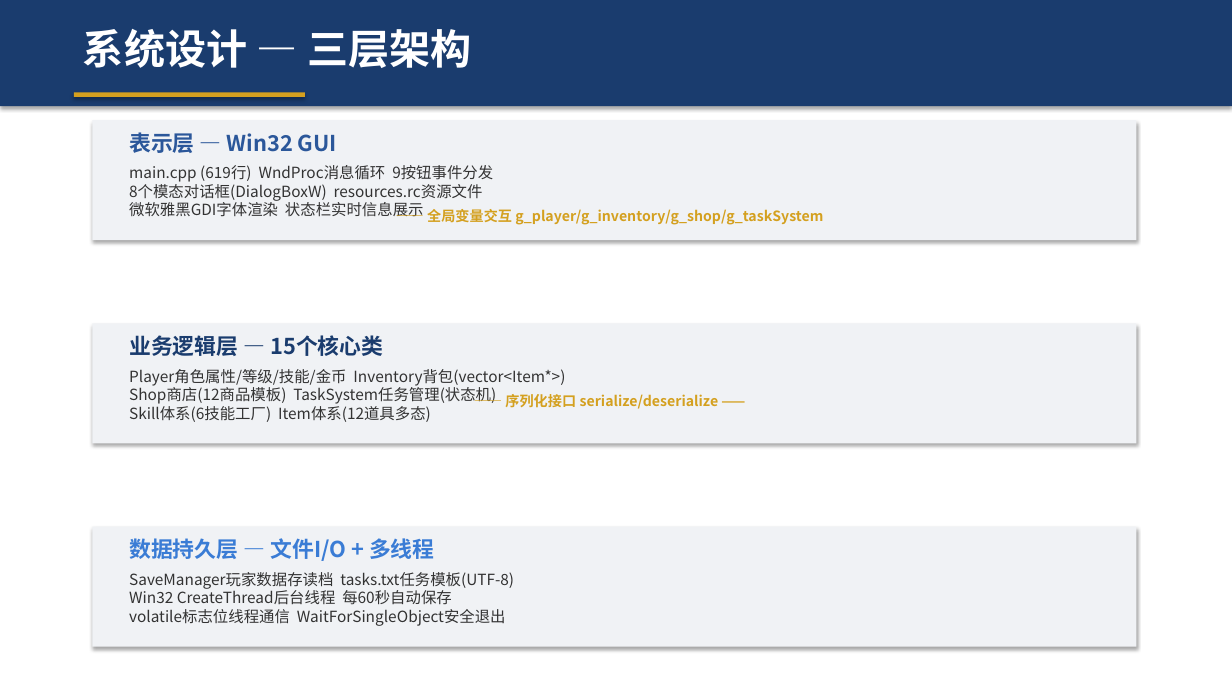
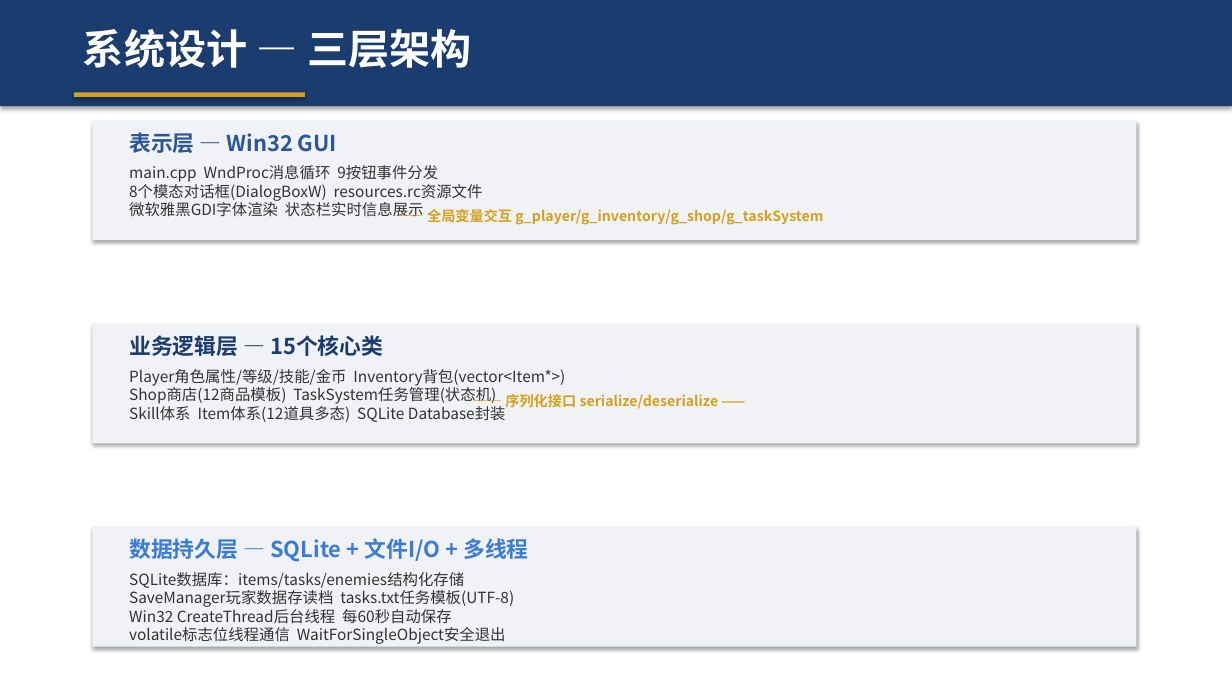
Before and after one commit to wechi123/-, a slide deck: slide 9 of build/校园RPG冒险游戏_汇报.pptx. Drawn at 1232x693 pixels with LibreOffice and Linux fonts; fonts in the diff are those of the drawing. Boxes give left, top, right and bottom in pixels: in the first picture for what was removed or moved away, otherwise in the second. Text is boxed around its words. In the diff, an @@ line names an element or a change of style, - is before the commit and + after.

```diff
--- a/build/校园RPG冒险游戏_汇报.pptx
+++ b/build/校园RPG冒险游戏_汇报.pptx
@@ text at [129,165,483,217]: text changed @@
-main.cpp (619行) WndProc消息循环 9按钮事件分发
-8个模态对话框(DialogBoxW) resources.rc资源文件
-微软雅黑GDI字体渲染 状态栏实时信息展示
+main.cpp WndProc消息循环 9按钮事件分发
+8个模态对话框(DialogBoxW) resources.rc资源文件
+微软雅黑GDI字体渲染 状态栏实时信息展示
@@ text at [129,369,565,422]: text changed @@
-Player角色属性/等级/技能/金币 Inventory背包(vector<Item*>)
-Shop商店(12商品模板) TaskSystem任务管理(状态机)
-Skill体系(6技能工厂) Item体系(12道具多态)
+Player角色属性/等级/技能/金币 Inventory背包(vector<Item*>)
+Shop商店(12商品模板) TaskSystem任务管理(状态机)
+Skill体系 Item体系(12道具多态) SQLite Database封装
@@ text at [129,538,529,562]: text changed @@
-数据持久层 — 文件I/O + 多线程
+数据持久层 — SQLite + 文件I/O + 多线程
@@ text at [129,572,514,644]: text changed @@
-SaveManager玩家数据存读档 tasks.txt任务模板(UTF-8)
-Win32 CreateThread后台线程 每60秒自动保存
-volatile标志位线程通信 WaitForSingleObject安全退出
+SQLite数据库：items/tasks/enemies结构化存储
+SaveManager玩家数据存读档 tasks.txt任务模板(UTF-8)
+Win32 CreateThread后台线程 每60秒自动保存
+volatile标志位线程通信 WaitForSingleObject安全退出
```
Also in this commit, not shown: 10 other slides changed, 5 slides added, 7 slides removed, 24 other files.
